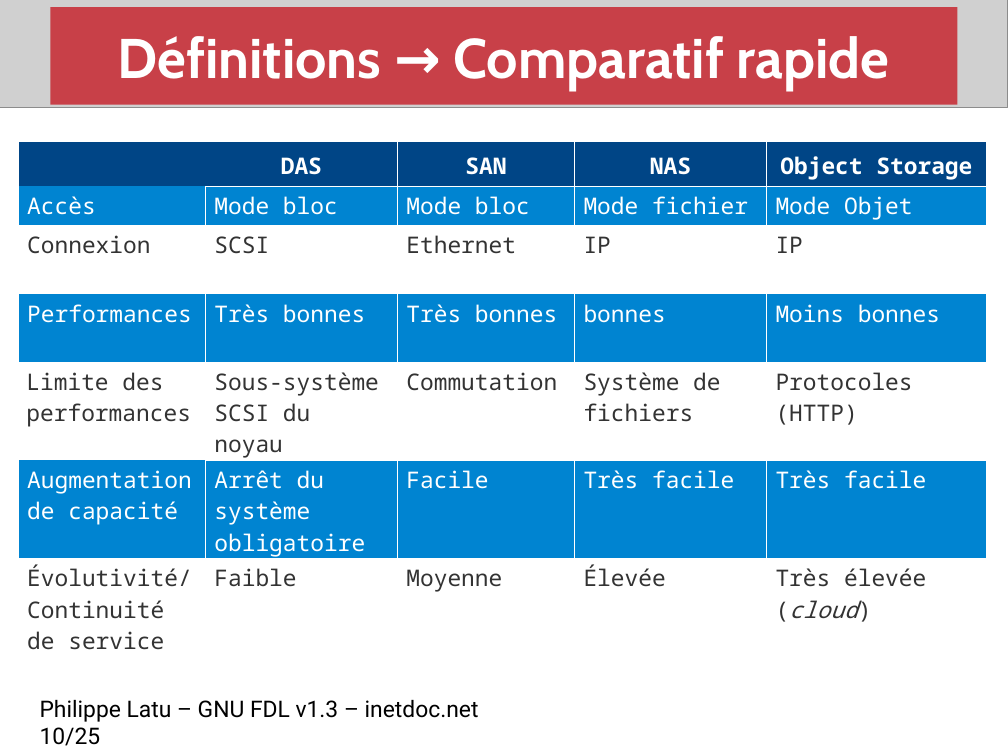
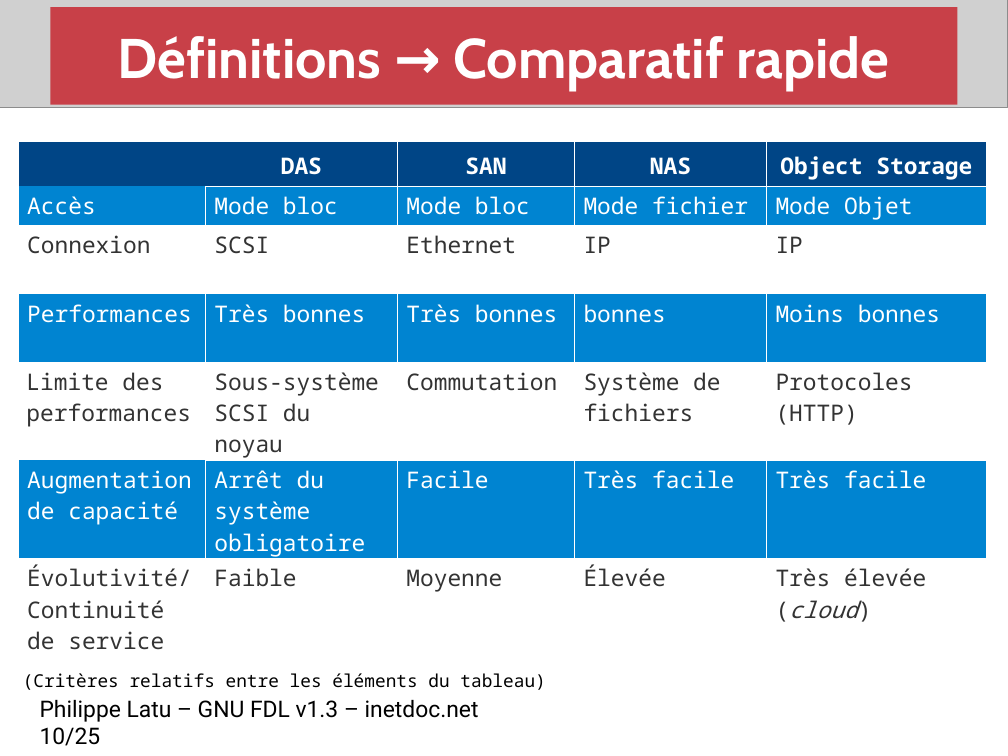
Before and after one commit to platu/inetdoc, a slide deck: slide 10 of presentations/net-storage/net-storage.odp. Drawn at 1008x756 pixels with LibreOffice and Linux fonts; fonts in the diff are those of the drawing; grey boxes stand for pictures. Boxes give left, top, right and bottom in pixels: in the first picture for what was removed or moved away, otherwise in the second. Text is boxed around its words. In the diff, an @@ line names an element or a change of style, - is before the commit and + after.

```diff
--- a/presentations/net-storage/net-storage.odp
+++ b/presentations/net-storage/net-storage.odp
@@ text added at (23, 673, 545, 690), 14 pt, text #000000 @@
+(Critères relatifs entre les éléments du tableau)
```
Also in this commit, not shown: 10 other slides changed.
